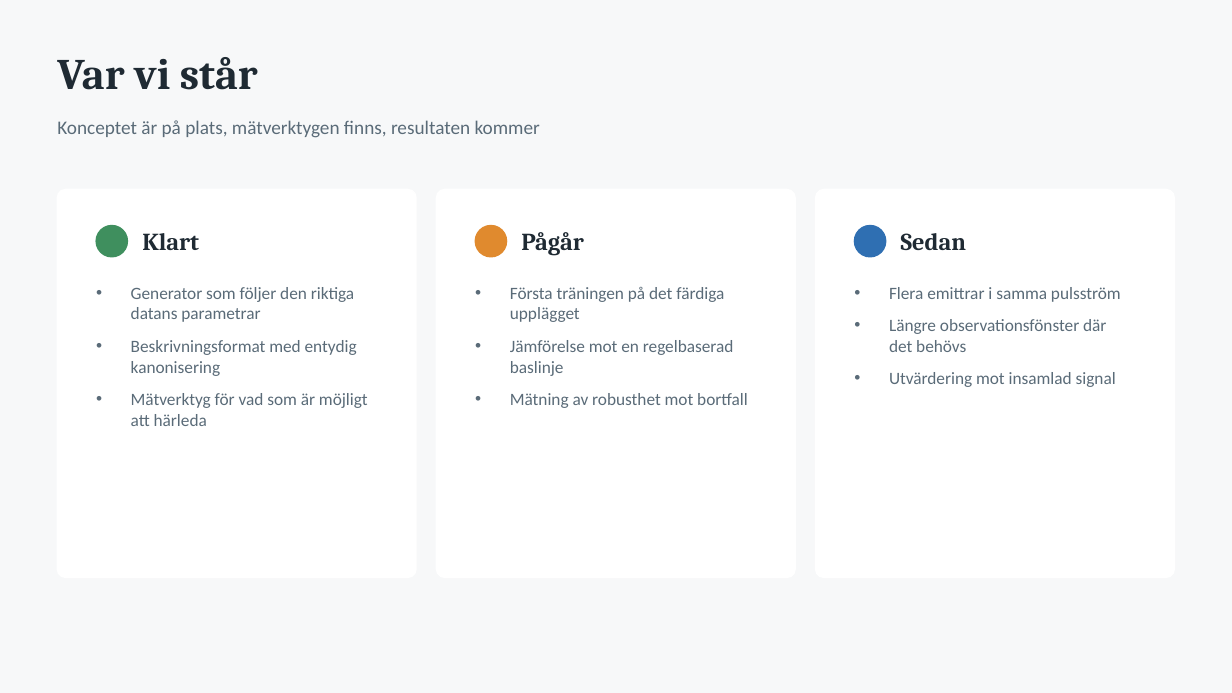
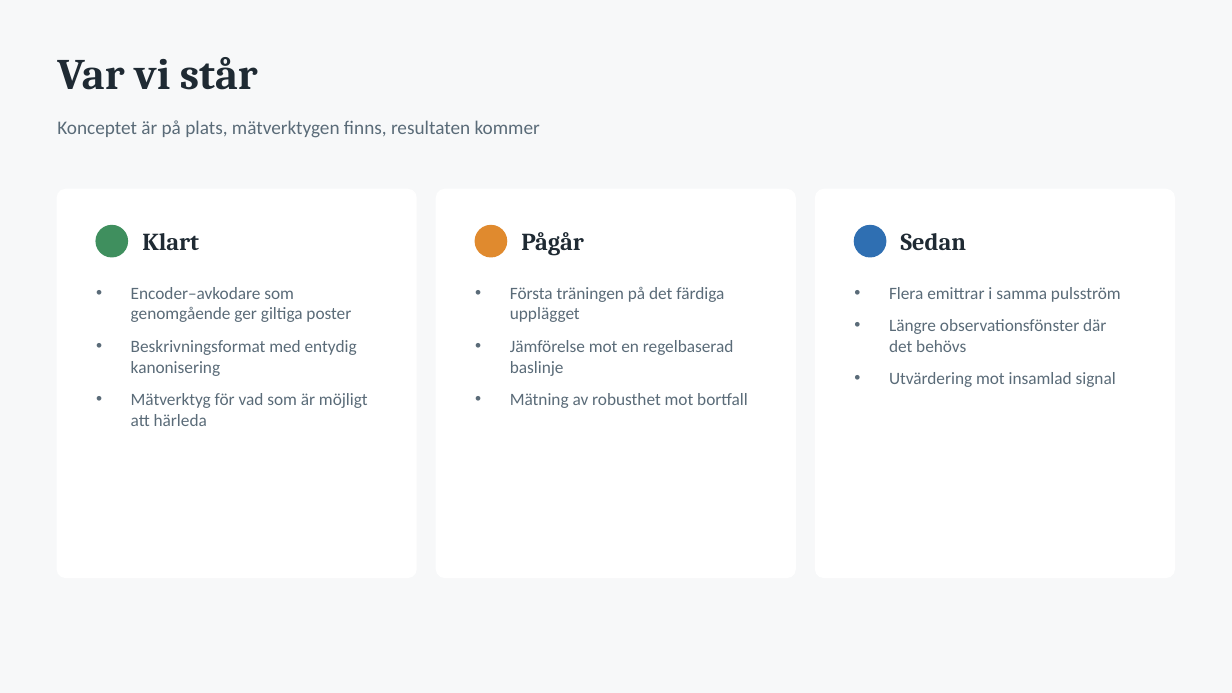
Before and after one commit to gullbrand89/swag_yolo, a slide deck: slide 10 of emitterbeskrivning.pptx. Drawn at 1232x693 pixels with LibreOffice and Linux fonts; fonts in the diff are those of the drawing. Boxes give left, top, right and bottom in pixels: in the first picture for what was removed or moved away, otherwise in the second. Text is boxed around its words. In the diff, an @@ line names an element or a change of style, - is before the commit and + after.

```diff
--- a/emitterbeskrivning.pptx
+++ b/emitterbeskrivning.pptx
@@ text at <box>131,287,351,322</box>: text changed @@
-• Generator som följer den riktiga datans parametrar
+• Encoder–avkodare som genomgående ger giltiga poster
```
Also in this commit, not shown: 1 slide added, 1 slide removed, 14 other files.
